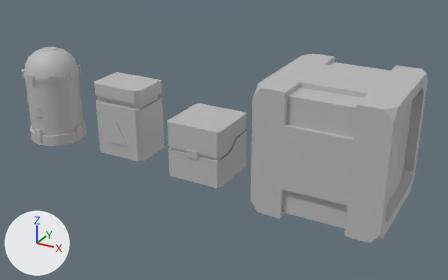
The FBX model ProjectTeamB_PC2/Assets/Modelli3D/Env/props_game.fbx as it was, and as the next commit left it.
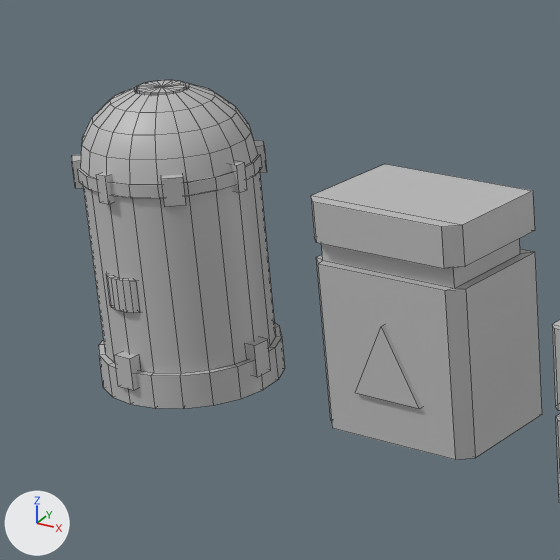
There are two pictures of each version: one whole from a 50 mm lens placed at (7.38, -12.44, 7.25), pointed at (0.33, 0.37, 0.84), one close up on the part from 0% to 38% of the width and 8% to 69% of the height. Every picture has the same lights, and +X, +Y and +Z are marked at lower left. The close-ups show mesh edges as thin lines. Where no turn or scale is listed for an object, it has been applied to the vertices.

In view in the first close-up: 'barrell_game', 'cestino_game'.
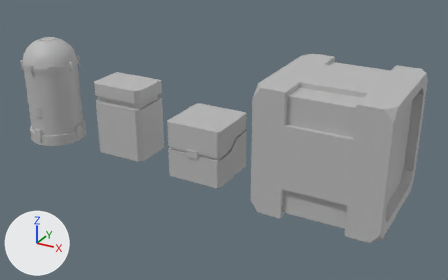
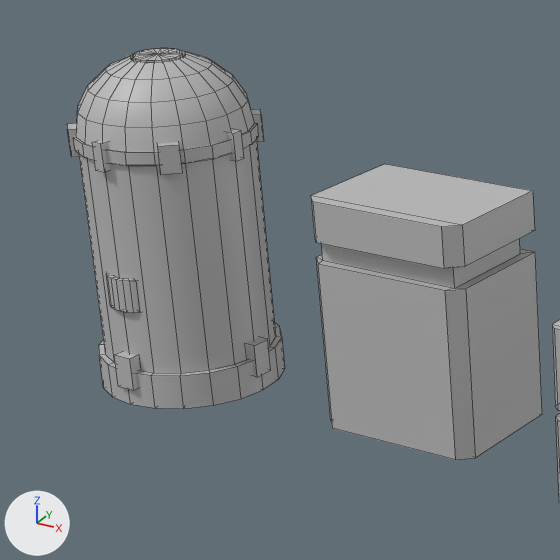
The edits, one by one:
me_mesh_001 has 38 vertices, 36 faces and spans x -0.75..0.75, y -0.56..0.56, z -1.0..1.0.
me_mesh_001 is used by ob_cestino_game; location (-2.535, 0.167, 1.012).
me_mesh_001 part 7: the loose piece of 6 vertices spanning x -0.33..0.33, y -0.56..-0.51, z -0.59..0.06 is deleted.
me_mesh is used by ob_barrell_game; location (-5.036, 0.012, 1.312).
me_mesh had 430 vertices, 388 faces and spanned x -0.82..0.82, y -0.82..0.82, z -1.31..1.31.
me_mesh now has 430 vertices, 388 faces and spans x -0.82..0.82, y -0.82..0.82, z -1.31..1.59.
me_mesh part 1: the loose piece of 8 vertices spanning x 0.43..0.62, y -0.62..-0.43, z 0.51..0.75 is moved by (0.0, 0.0, 0.28).
me_mesh part 2: the loose piece of 8 vertices spanning x 0.43..0.62, y 0.43..0.62, z 0.51..0.75 is moved by (0.0, 0.0, 0.28).
me_mesh part 3: the loose piece of 8 vertices spanning x -0.62..-0.43, y -0.62..-0.43, z 0.51..0.75 is moved by (0.0, 0.0, 0.28).
me_mesh part 4: the loose piece of 8 vertices spanning x 0.69..0.8, y -0.05..0.05, z 0.51..0.75 is moved by (0.0, 0.0, 0.28).
me_mesh part 5: the loose piece of 8 vertices spanning x -0.05..0.05, y -0.8..-0.69, z 0.51..0.75 is moved by (0.0, 0.0, 0.28).
me_mesh part 6: 201 of the vertices in x -0.76..0.76, y -0.76..0.76, z 0.57..1.31 are moved by (0.0, 0.0, 0.28).

Changed parts and their boxes [x1, y1, x2, y2] in the close-ups (560 x 560 px; the box of a moved part takes in the faces that stretch with it):
'barrell_game', reshaped (10% taller)
    before: [72, 80, 285, 409]
    after: [67, 48, 285, 409]
part 1 of me_mesh, moved or reshaped
    before: [161, 174, 186, 207]
    after: [157, 142, 183, 174]
part 2 of me_mesh, moved or reshaped
    before: [254, 140, 267, 173]
    after: [251, 109, 264, 142]
part 3 of me_mesh, moved or reshaped
    before: [72, 155, 83, 188]
    after: [67, 123, 79, 157]
part 4 of me_mesh, moved or reshaped
    before: [230, 161, 247, 193]
    after: [226, 129, 244, 161]
part 5 of me_mesh, moved or reshaped
    before: [96, 172, 114, 204]
    after: [92, 140, 110, 172]
part 6 of me_mesh, moved or reshaped
    before: [78, 80, 263, 219]
    after: [73, 48, 263, 219]
part 7 of me_mesh_001, deleted
    before: [355, 325, 422, 409]
